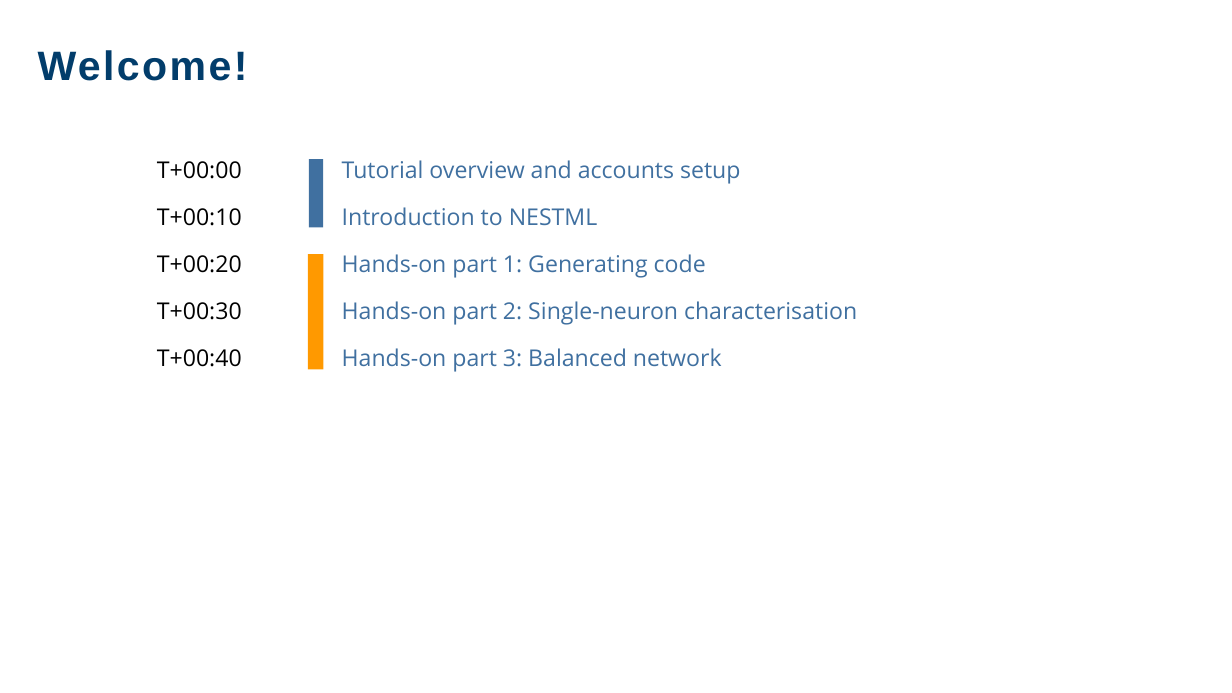
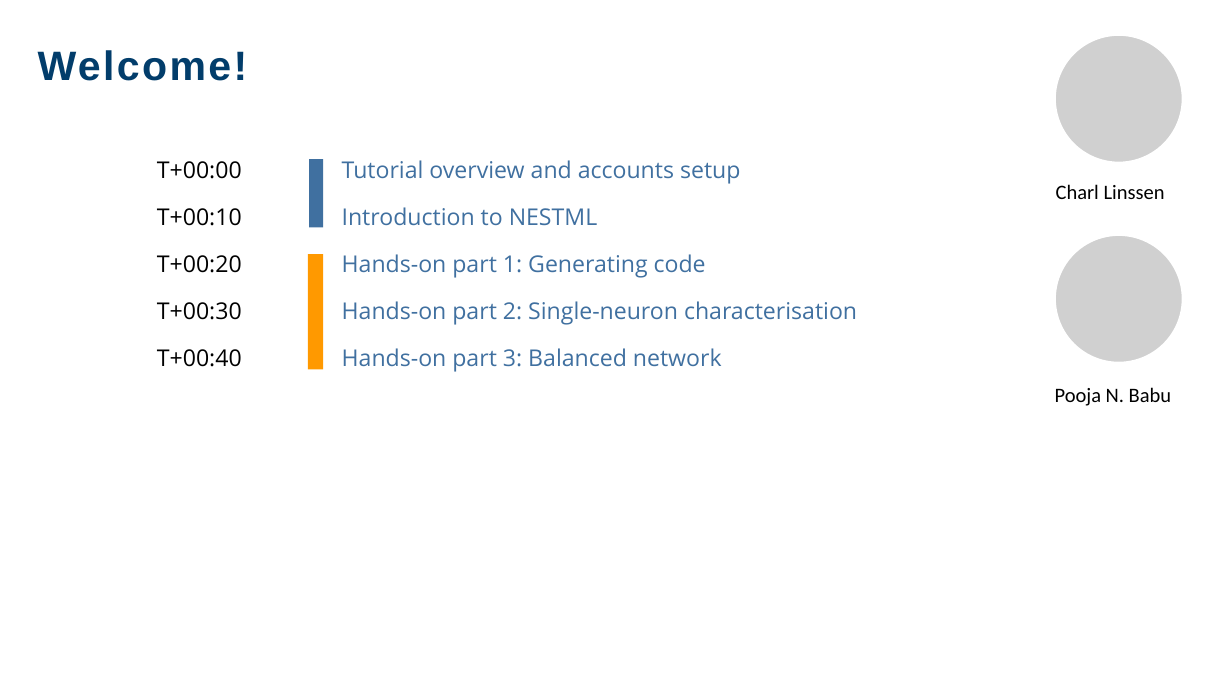
Before and after one commit to clinssen/ebrains-nestml-spinnaker, a slide deck: slide 2 of spinnaker-ebrains-at-NEST-Conference-2026.pptx. Drawn at 1232x693 pixels with LibreOffice and Linux fonts; fonts in the diff are those of the drawing; grey boxes stand for pictures; background and template pictures are left out. Boxes give left, top, right and bottom in pixels: in the first picture for what was removed or moved away, otherwise in the second. Text is boxed around its words. In the diff, an @@ line names an element or a change of style, - is before the commit and + after.

```diff
--- a/spinnaker-ebrains-at-NEST-Conference-2026.pptx
+++ b/spinnaker-ebrains-at-NEST-Conference-2026.pptx
@@ ellipse added at box(1033, 13, 1205, 185), outline #FFFFFF 36 pt @@
@@ picture added at box(1053, 30, 1188, 168) @@
@@ text added at box(1056, 184, 1165, 199), 16 pt, text #000000 @@
+Charl Linssen
@@ ellipse added at box(1033, 213, 1205, 384), outline #FFFFFF 36 pt @@
@@ picture added at box(1051, 226, 1194, 366) @@
@@ text added at box(1055, 387, 1171, 406), 16 pt, text #000000 @@
+Pooja N. Babu
```
Also in this commit, not shown: 5 other slides changed, 1 other file.
